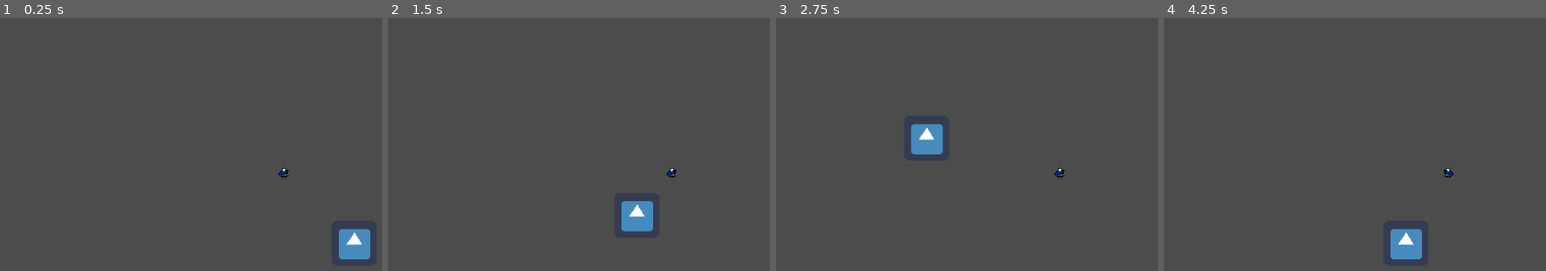
Above: before the commit, frames 1-4 (left to right).
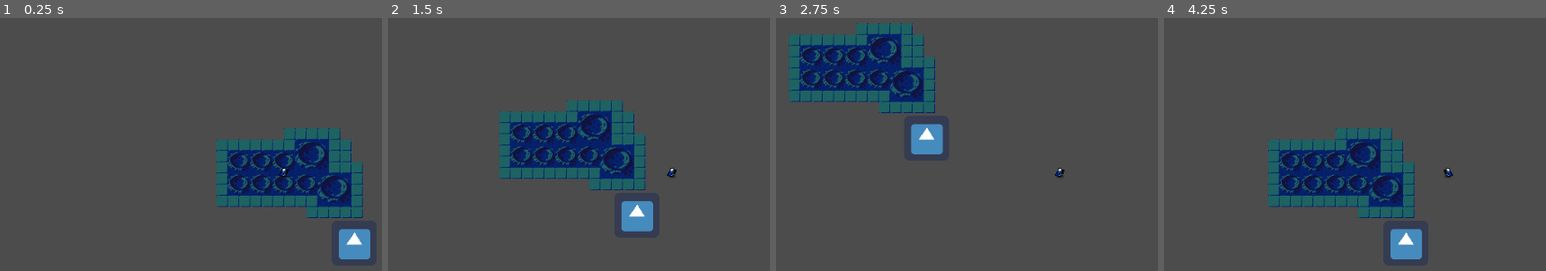
Above: after the commit, the same moments.

Repository: Blinc13/2D-Shoter
Game: Godot game, scene res://Scenes/Levels/BetaLevel.tscn
Two runs of this game, one before a commit and one after it. Both use one fixed random seed, a clock stepped at 60 frames per second and the inputs below. The engine's default icon, where the game draws it, is replaced by a stand-in: a white triangle on a blue panel in a dark square.
Inputs (mouse positions are in pixels of both pictures, inside the frame that each line leads up to):
- Up to frame 1 (0.25 s): no input
- Up to frame 2 (1.5 s): tap Enter at 0.5 s; move the mouse to (outside the picture) at 0.52 s; press the mouse at (outside the picture) at 0.53 s; hold D (Right) 0.53-1.28 s; move the mouse to (529, 195) at 1.27 s; release the mouse at (529, 195) at 1.28 s; hold S (Down) from 1.28 s (still down); click (529, 195) at 1.35 s
- Up to frame 3 (2.75 s): move the mouse to (1131, 81) at 2.02 s; release S (Down) at 2.03 s; press the mouse at (1131, 81) at 2.03 s; hold D (Right) from 2.03 s (still down)
- Up to frame 4 (4.25 s): move the mouse to (1412, 258) at 2.77 s; release D (Right) at 2.78 s; release the mouse at (1412, 258) at 2.78 s; hold W (Up) 2.78-3.53 s; click (1412, 258) at 2.85 s; move the mouse to (outside the picture) at 3.52 s; press the mouse at (outside the picture) at 3.53 s; hold A (Left) from 3.53 s (still down)

The runs differ from the first frame. In frame 1, 11% of the frame differs, in the area x 56-96%, y 43-80%; in frame 2, 11%; in frame 3, 11%, in the area x 3-76%, y 2-63%; in frame 4, 11%.

Commit message:
Update
Changed the character script, added a simple and curve (for now) tile set map, a small test map

Diff:
--- /dev/null
+++ b/Images/Textures/Map/Data/MapTiles.tres
@@ -0,0 +1,261 @@
+[gd_resource type="TileSet" load_steps=2 format=2]
+
+[ext_resource path="res://Images/Textures/Map/Tileset.png" type="Texture" id=1]
+
+[resource]
+0/name = "Tileset.png 0"
+0/texture = ExtResource( 1 )
+0/tex_offset = Vector2( 0, 0 )
+0/modulate = Color( 1, 1, 1, 1 )
+0/region = Rect2( 144, 144, 32, 32 )
+0/tile_mode = 0
+0/occluder_offset = Vector2( 0, 0 )
+0/navigation_offset = Vector2( 0, 0 )
+0/shape_offset = Vector2( 0, 0 )
+0/shape_transform = Transform2D( 1, 0, 0, 1, 0, 0 )
+0/shape_one_way = false
+0/shape_one_way_margin = 0.0
+0/shapes = [  ]
+0/z_index = 0
+1/name = "Tileset.png 1"
+1/texture = ExtResource( 1 )
+1/tex_offset = Vector2( 0, 0 )
+1/modulate = Color( 1, 1, 1, 1 )
+1/region = Rect2( 176, 144, 48, 48 )
+1/tile_mode = 0
+1/occluder_offset = Vector2( 0, 0 )
+1/navigation_offset = Vector2( 0, 0 )
+1/shape_offset = Vector2( 0, 0 )
+1/shape_transform = Transform2D( 1, 0, 0, 1, 0, 0 )
+1/shape_one_way = false
+1/shape_one_way_margin = 0.0
+1/shapes = [  ]
+1/z_index = 0
+2/name = "Tileset.png 2"
+2/texture = ExtResource( 1 )
+2/tex_offset = Vector2( 0, 0 )
+2/modulate = Color( 1, 1, 1, 1 )
+2/region = Rect2( 64, 112, 32, 32 )
+2/tile_mode = 0
+2/occluder_offset = Vector2( 0, 0 )
+2/navigation_offset = Vector2( 0, 0 )
+2/shape_offset = Vector2( 0, 0 )
+2/shape_transform = Transform2D( 1, 0, 0, 1, 0, 0 )
+2/shape_one_way = false
+2/shape_one_way_margin = 0.0
+2/shapes = [  ]
+2/z_index = 0
+3/name = "Tileset.png 3"
+3/texture = ExtResource( 1 )
+3/tex_offset = Vector2( 0, 0 )
+3/modulate = Color( 1, 1, 1, 1 )
+3/region = Rect2( 96, 80, 32, 32 )
+3/tile_mode = 0
+3/occluder_offset = Vector2( 0, 0 )
+3/navigation_offset = Vector2( 0, 0 )
+3/shape_offset = Vector2( 0, 0 )
+3/shape_transform = Transform2D( 1, 0, 0, 1, 0, 0 )
+3/shape_one_way = false
+3/shape_one_way_margin = 0.0
+3/shapes = [  ]
+3/z_index = 0
+4/name = "Tileset.png 4"
+4/texture = ExtResource( 1 )
+4/tex_offset = Vector2( 0, 0 )
+4/modulate = Color( 1, 1, 1, 1 )
+4/region = Rect2( 96, 112, 32, 32 )
+4/tile_mode = 0
+4/occluder_offset = Vector2( 0, 0 )
+4/navigation_offset = Vector2( 0, 0 )
+4/shape_offset = Vector2( 0, 0 )
+4/shape_transform = Transform2D( 1, 0, 0, 1, 0, 0 )
+4/shape_one_way = false
+4/shape_one_way_margin = 0.0
+4/shapes = [  ]
+4/z_index = 0
+5/name = "Tileset.png 5"
+5/texture = ExtResource( 1 )
+5/tex_offset = Vector2( 0, 0 )
+5/modulate = Color( 1, 1, 1, 1 )
+5/region = Rect2( 64, 80, 32, 32 )
+5/tile_mode = 0
+5/occluder_offset = Vector2( 0, 0 )
+5/navigation_offset = Vector2( 0, 0 )
+5/shape_offset = Vector2( 0, 0 )
+5/shape_transform = Transform2D( 1, 0, 0, 1, 0, 0 )
+5/shape_one_way = false
+5/shape_one_way_margin = 0.0
+5/shapes = [  ]
+5/z_index = 0
+6/name = "Tileset.png 6"
+6/texture = ExtResource( 1 )
+6/tex_offset = Vector2( 0, 0 )
+6/modulate = Color( 1, 1, 1, 1 )
+6/region = Rect2( 128, 112, 32, 32 )
+6/tile_mode = 0
+6/occluder_offset = Vector2( 0, 0 )
+6/navigation_offset = Vector2( 0, 0 )
+6/shape_offset = Vector2( 0, 0 )
+6/shape_transform = Transform2D( 1, 0, 0, 1, 0, 0 )
+6/shape_one_way = false
+6/shape_one_way_margin = 0.0
+6/shapes = [  ]
+6/z_index = 0
+7/name = "Tileset.png 7"
+7/texture = ExtResource( 1 )
+7/tex_offset = Vector2( 0, 0 )
+7/modulate = Color( 1, 1, 1, 1 )
+7/region = Rect2( 160, 80, 32, 32 )
+7/tile_mode = 0
+7/occluder_offset = Vector2( 0, 0 )
+7/navigation_offset = Vector2( 0, 0 )
+7/shape_offset = Vector2( 0, 0 )
+7/shape_transform = Transform2D( 1, 0, 0, 1, 0, 0 )
+7/shape_one_way = false
+7/shape_one_way_margin = 0.0
+7/shapes = [  ]
+7/z_index = 0
+8/name = "Tileset.png 8"
+8/texture = ExtResource( 1 )
+8/tex_offset = Vector2( 0, 0 )
+8/modulate = Color( 1, 1, 1, 1 )
+8/region = Rect2( 16, 96, 32, 16 )
+8/tile_mode = 0
+8/occluder_offset = Vector2( 0, 0 )
+8/navigation_offset = Vector2( 0, 0 )
+8/shape_offset = Vector2( 0, 0 )
+8/shape_transform = Transform2D( 1, 0, 0, 1, 0, 0 )
+8/shape_one_way = false
+8/shape_one_way_margin = 0.0
+8/shapes = [  ]
+8/z_index = 0
+9/name = "Tileset.png 9"
+9/texture = ExtResource( 1 )
+9/tex_offset = Vector2( 0, 0 )
+9/modulate = Color( 1, 1, 1, 1 )
+9/region = Rect2( 16, 112, 32, 16 )
+9/tile_mode = 0
+9/occluder_offset = Vector2( 0, 0 )
+9/navigation_offset = Vector2( 0, 0 )
+9/shape_offset = Vector2( 0, 0 )
+9/shape_transform = Transform2D( 1, 0, 0, 1, 0, 0 )
+9/shape_one_way = false
+9/shape_one_way_margin = 0.0
+9/shapes = [  ]
+9/z_index = 0
+10/name = "Tileset.png 10"
+10/texture = ExtResource( 1 )
+10/tex_offset = Vector2( 0, 0 )
+10/modulate = Color( 1, 1, 1, 1 )
+10/region = Rect2( 0, 128, 32, 16 )
+10/tile_mode = 0
+10/occluder_offset = Vector2( 0, 0 )
+10/navigation_offset = Vector2( 0, 0 )
+10/shape_offset = Vector2( 0, 0 )
+10/shape_transform = Transform2D( 1, 0, 0, 1, 0, 0 )
+10/shape_one_way = false
+10/shape_one_way_margin = 0.0
+10/shapes = [  ]
+10/z_index = 0
+11/name = "Tileset.png 11"
+11/texture = ExtResource( 1 )
+11/tex_offset = Vector2( 0, 0 )
+11/modulate = Color( 1, 1, 1, 1 )
+11/region = Rect2( 0, 96, 16, 32 )
+11/tile_mode = 0
+11/occluder_offset = Vector2( 0, 0 )
+11/navigation_offset = Vector2( 0, 0 )
+11/shape_offset = Vector2( 0, 0 )
+11/shape_transform = Transform2D( 1, 0, 0, 1, 0, 0 )
+11/shape_one_way = false
+11/shape_one_way_margin = 0.0
+11/shapes = [  ]
+11/z_index = 0
+12/name = "Tileset.png 12"
+12/texture = ExtResource( 1 )
+12/tex_offset = Vector2( 0, 0 )
+12/modulate = Color( 1, 1, 1, 1 )
+12/region = Rect2( 48, 112, 16, 32 )
+12/tile_mode = 0
+12/occluder_offset = Vector2( 0, 0 )
+12/navigation_offset = Vector2( 0, 0 )
+12/shape_offset = Vector2( 0, 0 )
+12/shape_transform = Transform2D( 1, 0, 0, 1, 0, 0 )
+12/shape_one_way = false
+12/shape_one_way_margin = 0.0
+12/shapes = [  ]
+12/z_index = 0
+13/name = "Tileset.png 13"
+13/texture = ExtResource( 1 )
+13/tex_offset = Vector2( 0, 0 )
+13/modulate = Color( 1, 1, 1, 1 )
+13/region = Rect2( 48, 80, 16, 32 )
+13/tile_mode = 0
+13/occluder_offset = Vector2( 0, 0 )
+13/navigation_offset = Vector2( 0, 0 )
+13/shape_offset = Vector2( 0, 0 )
+13/shape_transform = Transform2D( 1, 0, 0, 1, 0, 0 )
+13/shape_one_way = false
+13/shape_one_way_margin = 0.0
+13/shapes = [  ]
+13/z_index = 0
+14/name = "Tileset.png 14"
+14/texture = ExtResource( 1 )
+14/tex_offset = Vector2( 0, 0 )
+14/modulate = Color( 1, 1, 1, 1 )
+14/region = Rect2( 128, 80, 32, 32 )
+14/tile_mode = 0
+14/occluder_offset = Vector2( 0, 0 )
+14/navigation_offset = Vector2( 0, 0 )
+14/shape_offset = Vector2( 0, 0 )
+14/shape_transform = Transform2D( 1, 0, 0, 1, 0, 0 )
+14/shape_one_way = false
+14/shape_one_way_margin = 0.0
+14/shapes = [  ]
+14/z_index = 0
+15/name = "Tileset.png 15"
+15/texture = ExtResource( 1 )
+15/tex_offset = Vector2( 0, 0 )
+15/modulate = Color( 1, 1, 1, 1 )
+15/region = Rect2( 0, 0, 64, 80 )
+15/tile_mode = 1
+15/autotile/bitmask_mode = 0
+15/autotile/bitmask_flags = [  ]
+15/autotile/icon_coordinate = Vector2( 0, 0 )
+15/autotile/tile_size = Vector2( 16, 16 )
+15/autotile/spacing = 0
+15/autotile/occluder_map = [  ]
+15/autotile/navpoly_map = [  ]
+15/autotile/priority_map = [  ]
+15/autotile/z_index_map = [  ]
+15/occluder_offset = Vector2( 0, 0 )
+15/navigation_offset = Vector2( 0, 0 )
+15/shape_offset = Vector2( 0, 0 )
+15/shape_transform = Transform2D( 1, 0, 0, 1, 0, 0 )
+15/shape_one_way = false
+15/shape_one_way_margin = 0.0
+15/shapes = [  ]
+15/z_index = 0
+16/name = "Tileset.png 16"
+16/texture = ExtResource( 1 )
+16/tex_offset = Vector2( 0, 0 )
+16/modulate = Color( 1, 1, 1, 1 )
+16/region = Rect2( 64, 0, 192, 80 )
+16/tile_mode = 1
+16/autotile/bitmask_mode = 0
+16/autotile/bitmask_flags = [  ]
+16/autotile/icon_coordinate = Vector2( 0, 0 )
+16/autotile/tile_size = Vector2( 16, 16 )
+16/autotile/spacing = 0
+16/autotile/occluder_map = [  ]
+16/autotile/navpoly_map = [  ]
+16/autotile/priority_map = [  ]
+16/autotile/z_index_map = [  ]
+16/occluder_offset = Vector2( 0, 0 )
+16/navigation_offset = Vector2( 0, 0 )
+16/shape_offset = Vector2( 0, 0 )
+16/shape_transform = Transform2D( 1, 0, 0, 1, 0, 0 )
+16/shape_one_way = false
+16/shape_one_way_margin = 0.0
+16/shapes = [  ]
+16/z_index = 0
--- a/Scenes/Another/Hero.tscn
+++ b/Scenes/Another/Hero.tscn
@@ -4,6 +4,7 @@
 [ext_resource path="res://Scripts/Objects/Hero.gd" type="Script" id=2]
 
 [sub_resource type="RectangleShape2D" id=1]
+extents = Vector2( 7.47193, 8.2767 )
 
 [node name="Hero" type="KinematicBody2D"]
 script = ExtResource( 2 )
@@ -14,7 +15,9 @@
 [node name="AnimatedSprite" type="AnimatedSprite" parent="."]
 frames = ExtResource( 1 )
 animation = "Run"
-playing = true
 
 [node name="Collision" type="CollisionShape2D" parent="."]
+position = Vector2( -0.528283, -1.31482 )
+rotation = -3.14159
+scale = Vector2( 1.00754, -0.762963 )
 shape = SubResource( 1 )
--- a/Scenes/Levels/BetaLevel.tscn
+++ b/Scenes/Levels/BetaLevel.tscn
@@ -1,7 +1,8 @@
-[gd_scene load_steps=5 format=2]
+[gd_scene load_steps=6 format=2]
 
 [ext_resource path="res://Scripts/Load/BetaLevel.gd" type="Script" id=1]
 [ext_resource path="res://icon.png" type="Texture" id=2]
+[ext_resource path="res://Images/Textures/Map/Data/MapTiles.tres" type="TileSet" id=3]
 
 [sub_resource type="RectangleShape2D" id=1]
 extents = Vector2( 738.5, 10 )
@@ -11,6 +12,12 @@
 
 [node name="Node2D" type="Node2D"]
 script = ExtResource( 1 )
+
+[node name="TileMap" type="TileMap" parent="."]
+tile_set = ExtResource( 3 )
+cell_size = Vector2( 16, 16 )
+format = 1
+tile_data = PoolIntArray( -262144, 15, 0, -262143, 15, 0, -262142, 15, 0, -262141, 15, 0, -262140, 15, 0, -131078, 15, 0, -131077, 15, 0, -131076, 15, 0, -131075, 15, 0, -131074, 15, 0, -131073, 15, 0, -196608, 15, 0, -196607, 1, 0, -196604, 15, 0, -196603, 15, 0, -65542, 15, 0, -65541, 0, 0, -65539, 0, 0, -65537, 0, 0, -131068, 15, 0, -131067, 15, 0, -6, 15, 0, -65532, 15, 0, -65531, 15, 0, -65530, 15, 0, 65530, 15, 0, 65531, 0, 0, 65533, 0, 0, 65535, 0, 0, 1, 0, 0, 3, 1, 0, 6, 15, 0, 131066, 15, 0, 65542, 15, 0, 196602, 15, 0, 196603, 15, 0, 196604, 15, 0, 196605, 15, 0, 196606, 15, 0, 196607, 15, 0, 131072, 15, 0, 131073, 15, 0, 131074, 15, 0, 131078, 15, 0, 196610, 15, 0, 196611, 15, 0, 196612, 15, 0, 196613, 15, 0, 196614, 15, 0 )
 
 [node name="StaticBody2D" type="StaticBody2D" parent="."]
 position = Vector2( 0, -330 )
--- a/Scripts/Objects/Hero.gd
+++ b/Scripts/Objects/Hero.gd
@@ -8,6 +8,7 @@
 const speed=200
 const relTime=0.1
 var velocity: Vector2
+var firePos: Vector2
 var reload=relTime
 
 # Called when the node enters the scene tree for the first time.
@@ -15,7 +16,8 @@
 	pass
 
 func _input(event):
-	pass
+	if event is InputEventMouseMotion:
+		firePos=get_global_mouse_position()
 
 # Called every frame. 'delta' is the elapsed time since the previous frame.
 func _process(delta):
@@ -32,7 +34,12 @@
 
 	if Input.is_action_pressed("Fire") and reload>=relTime:
 		reload=0
-		print_debug("А ну заткнись, этого нет, бюджет-1 пачка дошика")
+		print_debug("А ну заткнись, этого нет, бюджет - 1 пачка дошика")
+
+	if velocity.length() == 0:
+		$AnimatedSprite.playing=false
+	else:
+		$AnimatedSprite.playing=true
 
 	move_and_slide(velocity.normalized()*speed)
 	velocity=Vector2()
Binary file added: Images/Textures/Map/Tileset.png
Not shown, added: Images/Textures/Map/Tileset.png.import
Not shown, added: export_presets.cfg
